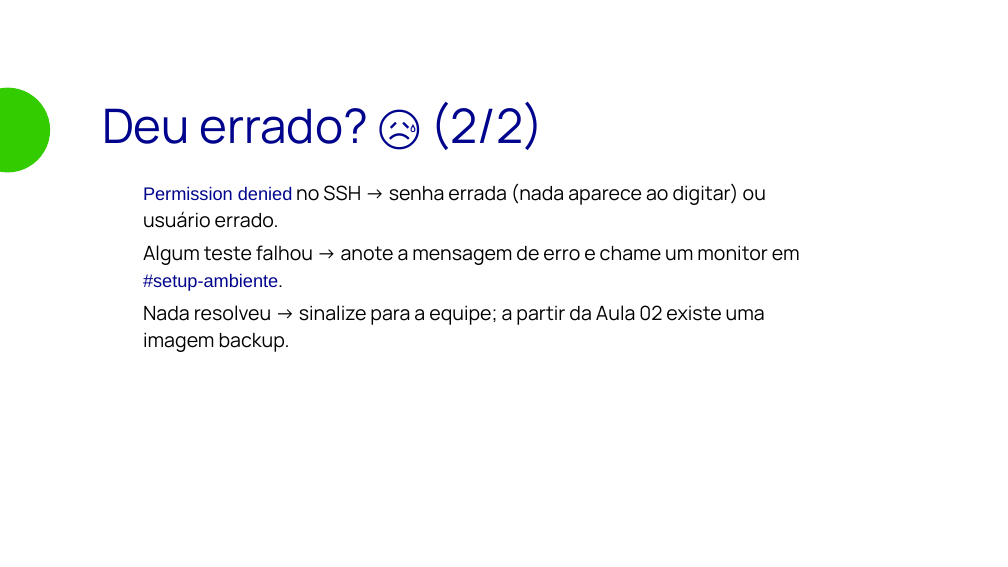
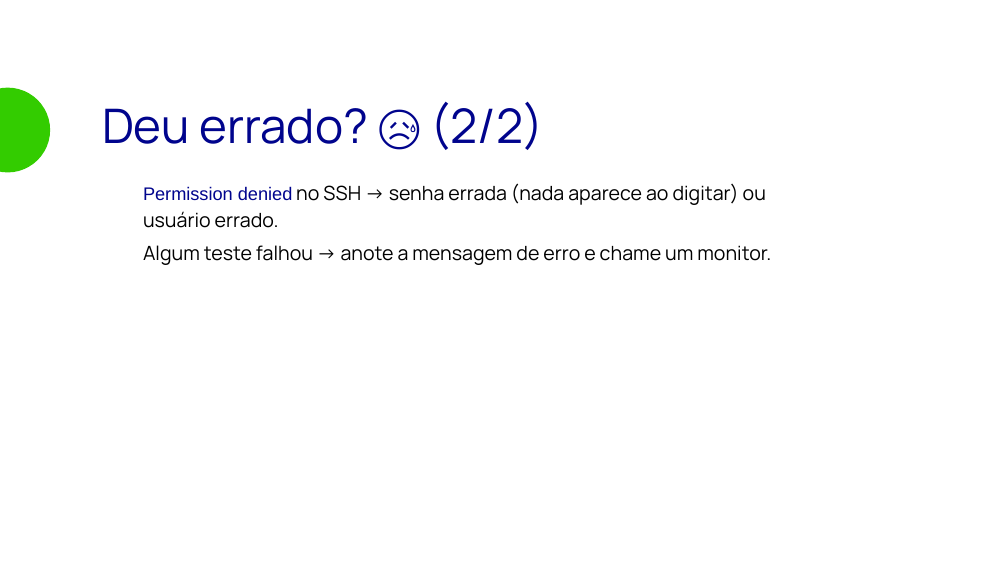
Before and after one commit to matera-vrn/bootcamp-devops-2026, a slide deck: slide 26 of aulas/aula-01-devops-overview/slides/aula-01.odp. Drawn at 1008x567 pixels with LibreOffice and Linux fonts; fonts in the diff are those of the drawing; background and template pictures are left out. Boxes give left, top, right and bottom in pixels: in the first picture for what was removed or moved away, otherwise in the second. Text is boxed around its words. In the diff, an @@ line names an element or a change of style, - is before the commit and + after.

```diff
--- a/aulas/aula-01-devops-overview/slides/aula-01.odp
+++ b/aulas/aula-01-devops-overview/slides/aula-01.odp
@@ text at (143,245,771,265): text changed @@
-● Algum teste falhou → anote a mensagem de erro e chame um monitor em #setup-ambiente.
-● Nada resolveu → sinalize para a equipe; a partir da Aula 02 existe uma imagem backup.
+● Algum teste falhou → anote a mensagem de erro e chame um monitor.
```
Also in this commit, not shown: 3 other slides changed, 2 other files.
